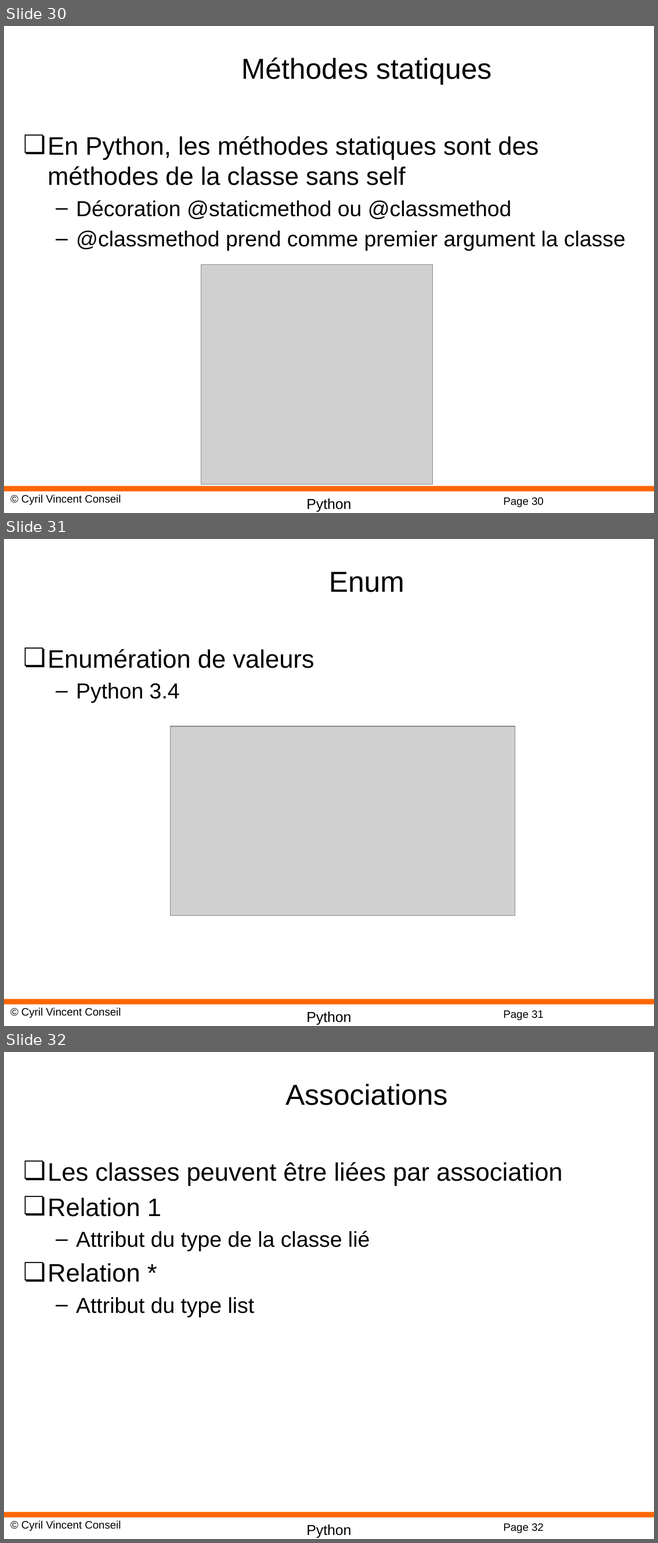
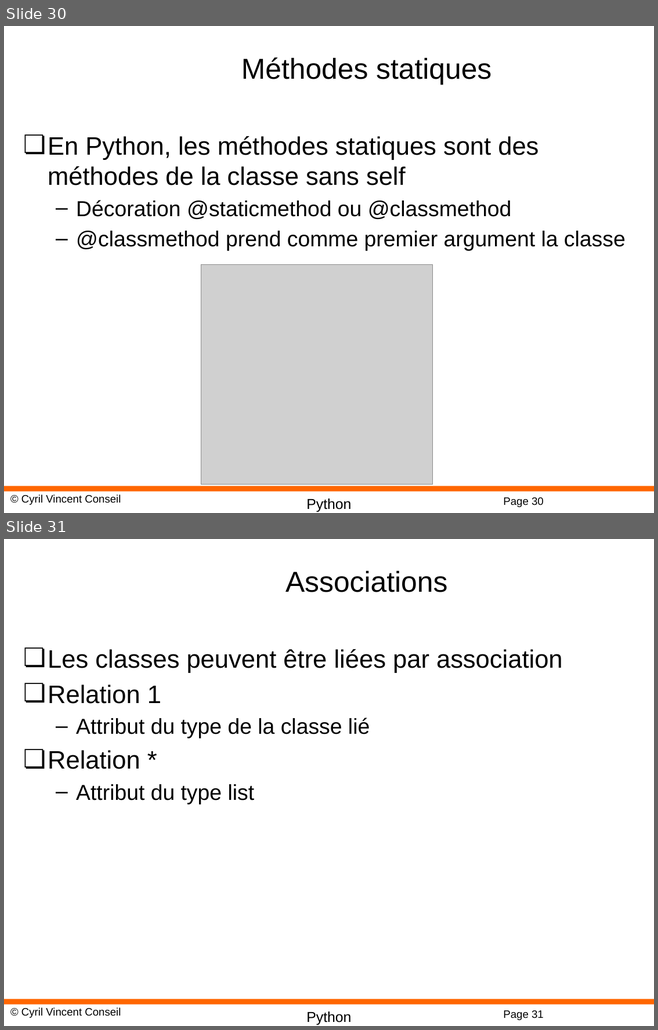
Before and after one commit to cyrilvincent/python-advanced, a slide deck: PPT/Python08-OO.pptx. Shown one above the other, each under a label of ours: slides 30, 31 and 32 before the commit, slides 30 and 31 after it. The pictures are 658x1543 and 658x1030 pixels, drawn with LibreOffice and Linux fonts; fonts in the diff are those of the drawing; grey boxes stand for pictures; background and template pictures are left out. Boxes give left, top, right and bottom in pixels: in the first picture for what was removed or moved away, otherwise in the second. Text is boxed around its words. In the diff, an @@ line names an element or a change of style, - is before the commit and + after.

```diff
--- a/PPT/Python08-OO.pptx
+++ b/PPT/Python08-OO.pptx
@@ slide 31 removed at box(4, 539, 654, 1026), background #FFFFFF; not listed: 4 template elements that a slide beside it also shows @@
@@ title removed at box(329, 571, 404, 592) @@
-Enum
@@ text removed at box(48, 649, 314, 703) @@
-❏ Enumération de valeurs
-  – Python 3.4
@@ picture removed at box(170, 726, 514, 915) @@
@@ what was slide 32 is now slide 31 @@
@@ page number at box(503, 1011, 543, 1020): text changed @@
-Page 32
+Page 31
```
Also in this commit, not shown: 2 slides changed, 3 other files.
